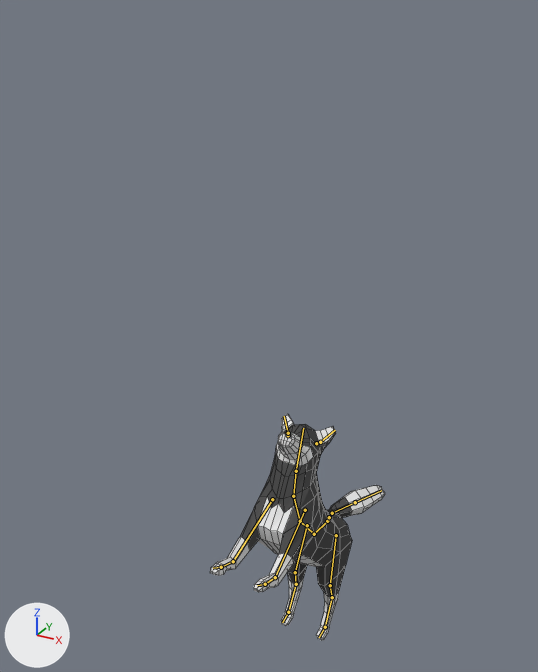
Before and after pictures for a commit that changed the Blender file PocketPup/Assets/Wolf.blend.
One viewpoint serves both versions: a 50 mm lens placed at (6.31, -13.34, 14.92), pointed at (-0.7, -0.61, 8.55). The axes (+X, +Y, +Z) are drawn at lower left. The lights are the same throughout. Both versions are drawn at frame 30 of the action 'Happy'; the numbers are the values there. The bones that bend it are drawn over the model as lines. Mesh edges are drawn as thin lines.
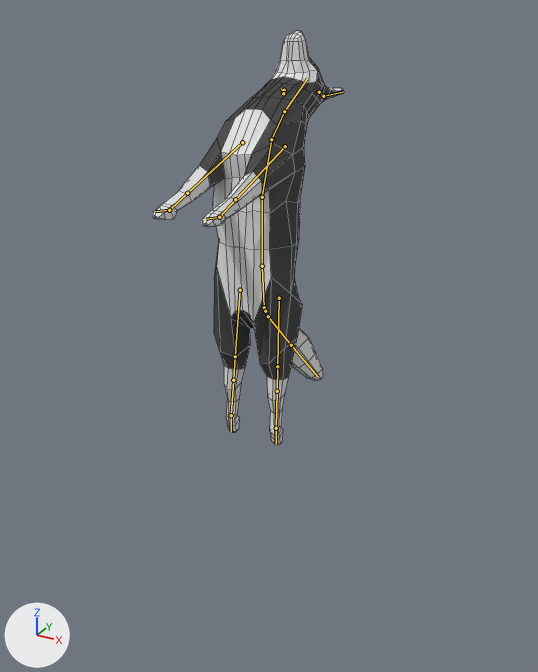
What differs and where, as boxes [x1, y1, x2, y2] in the pictures (538 x 672 px):
'Cylinder', posed (9% wider, 82% taller)
    before: [210, 414, 385, 641]
    after: [153, 30, 344, 445]
bone 'Hip', root to tip
    before: (327, 521) to (314, 534)
    after: (264, 307) to (262, 266)
bone 'Spine', root to tip
    before: (314, 534) to (300, 521)
    after: (262, 266) to (262, 197)
bone 'FThigh.L', root to tip
    before: (305, 510) to (275, 577)
    after: (285, 146) to (235, 199)
bone 'FThigh.R', root to tip
    before: (272, 499) to (233, 561)
    after: (242, 142) to (187, 193)

Diff of the bpy script that builds the scene:
```diff
--- a/PocketPup/Assets/Wolf.blend.py
+++ b/PocketPup/Assets/Wolf.blend.py
@@ bone_hip @@
 bone_hip = bpy.data.objects['DogArmature'].pose.bones['Hip']  # child of 'Master'
-bone_hip.location = (0.0, 0.0, 0.0)
-bone_hip.rotation_quaternion = (0.969, -0.243, 0.0, 0.0)  # degrees (-28, 0, 0)
+bone_hip.location = (0.0, 1.1, -7.8)
+bone_hip.rotation_quaternion = (0.625, -0.781, 0.0, 0.0)  # degrees (-103, 0, 0)
@@ bone_spine @@
 bone_spine = bpy.data.objects['DogArmature'].pose.bones['Spine']  # child of 'Hip'
-bone_spine.rotation_quaternion = (0.969, -0.2, 0.0, 0.0)  # degrees (-23, 0, 0)
+bone_spine.rotation_quaternion = (0.936, 0.082, 0.0, 0.0)  # degrees (10, 0, 0)
@@ bone_fthigh_l @@
 bone_fthigh_l = bpy.data.objects['DogArmature'].pose.bones['FThigh.L']  # child of 'Ribcage'
-bone_fthigh_l.location = (0.01, -0.17, -0.06)
+bone_fthigh_l.location = (0.01, -0.11, 0.07)
@@ bone_fthigh_r @@
 bone_fthigh_r = bpy.data.objects['DogArmature'].pose.bones['FThigh.R']  # child of 'Ribcage'
-bone_fthigh_r.location = (-0.01, -0.17, -0.06)
+bone_fthigh_r.location = (-0.01, -0.11, 0.07)
@@ bone_ffootik_l @@
 bone_ffootik_l = bpy.data.objects['DogArmature'].pose.bones['FFootIK.L']  # child of 'Master'
-bone_ffootik_l.location = (0.0, 1.27, -4.14)
-bone_ffootik_l.rotation_quaternion = (0.949, -0.308, 0.0, 0.0)  # degrees (-36, 0, 0)
+bone_ffootik_l.location = (-0.11, 5.35, -11.07)
+bone_ffootik_l.rotation_quaternion = (0.984, -0.097, 0.0, 0.0)  # degrees (-11, 0, 0)
@@ bone_rfootik_l @@
 bone_rfootik_l = bpy.data.objects['DogArmature'].pose.bones['RFootIK.L']  # child of 'Master'
-bone_rfootik_l.location = (0.0, 1.52, -0.38)
-bone_rfootik_l.rotation_quaternion = (1.0, 0.0, 0.0, 0.0)  # degrees (0, 0, 0)
+bone_rfootik_l.location = (0.0, 3.18, -7.38)
+bone_rfootik_l.rotation_quaternion = (0.773, 0.634, 0.0, 0.0)  # degrees (79, 0, 0)
@@ bone_ffootik_r @@
 bone_ffootik_r = bpy.data.objects['DogArmature'].pose.bones['FFootIK.R']  # child of 'Master'
-bone_ffootik_r.location = (0.0, 1.27, -4.14)
-bone_ffootik_r.rotation_quaternion = (0.949, -0.308, 0.0, 0.0)  # degrees (-36, 0, 0)
+bone_ffootik_r.location = (-0.11, 5.35, -11.07)
+bone_ffootik_r.rotation_quaternion = (0.984, -0.097, 0.0, 0.0)  # degrees (-11, 0, 0)
@@ bone_rfootik_r @@
 bone_rfootik_r = bpy.data.objects['DogArmature'].pose.bones['RFootIK.R']  # child of 'Master'
-bone_rfootik_r.location = (0.0, 1.52, -0.38)
-bone_rfootik_r.rotation_quaternion = (1.0, 0.0, 0.0, 0.0)  # degrees (0, 0, 0)
+bone_rfootik_r.location = (0.0, 3.18, -7.38)
+bone_rfootik_r.rotation_quaternion = (0.773, 0.634, 0.0, 0.0)  # degrees (79, 0, 0)
```
